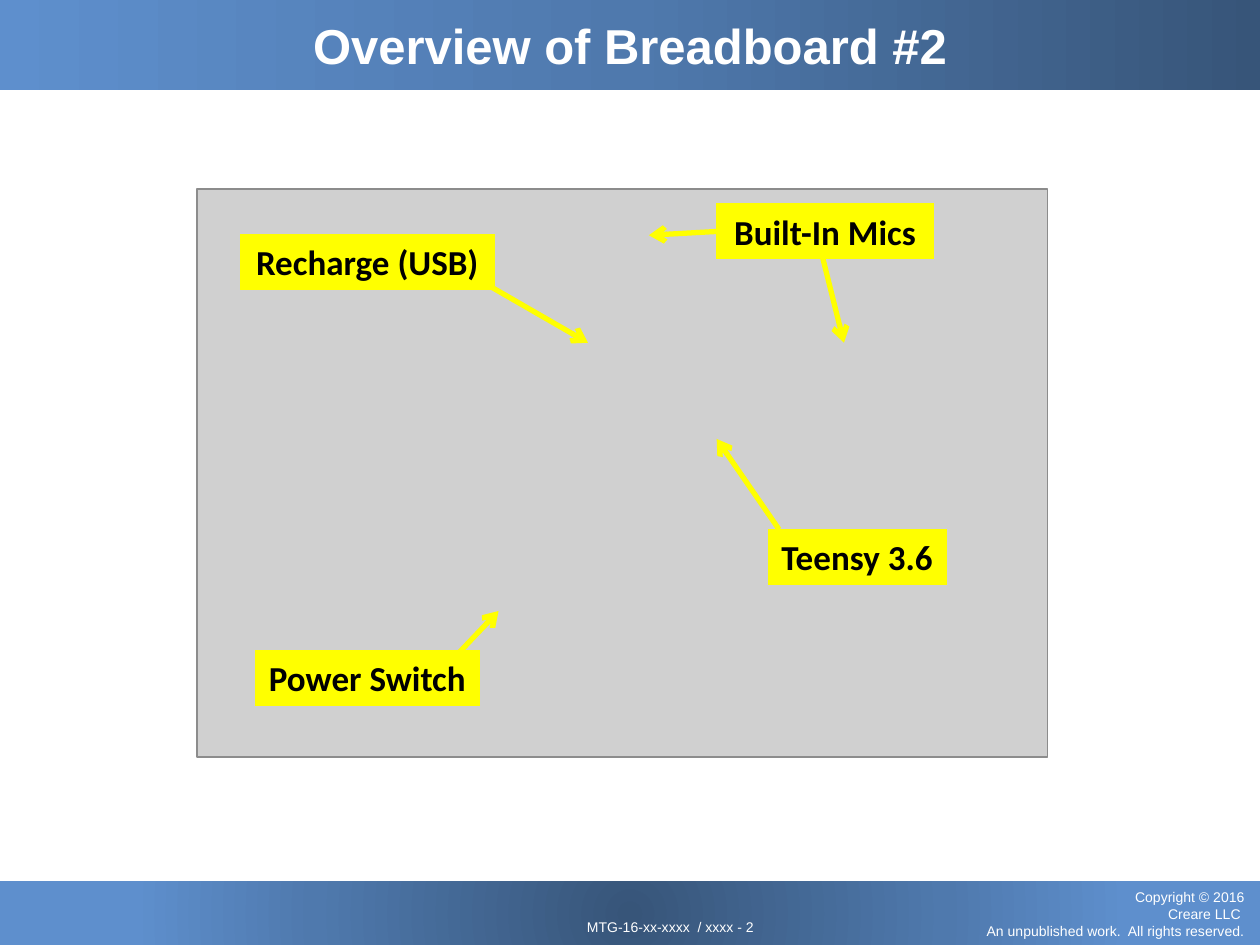
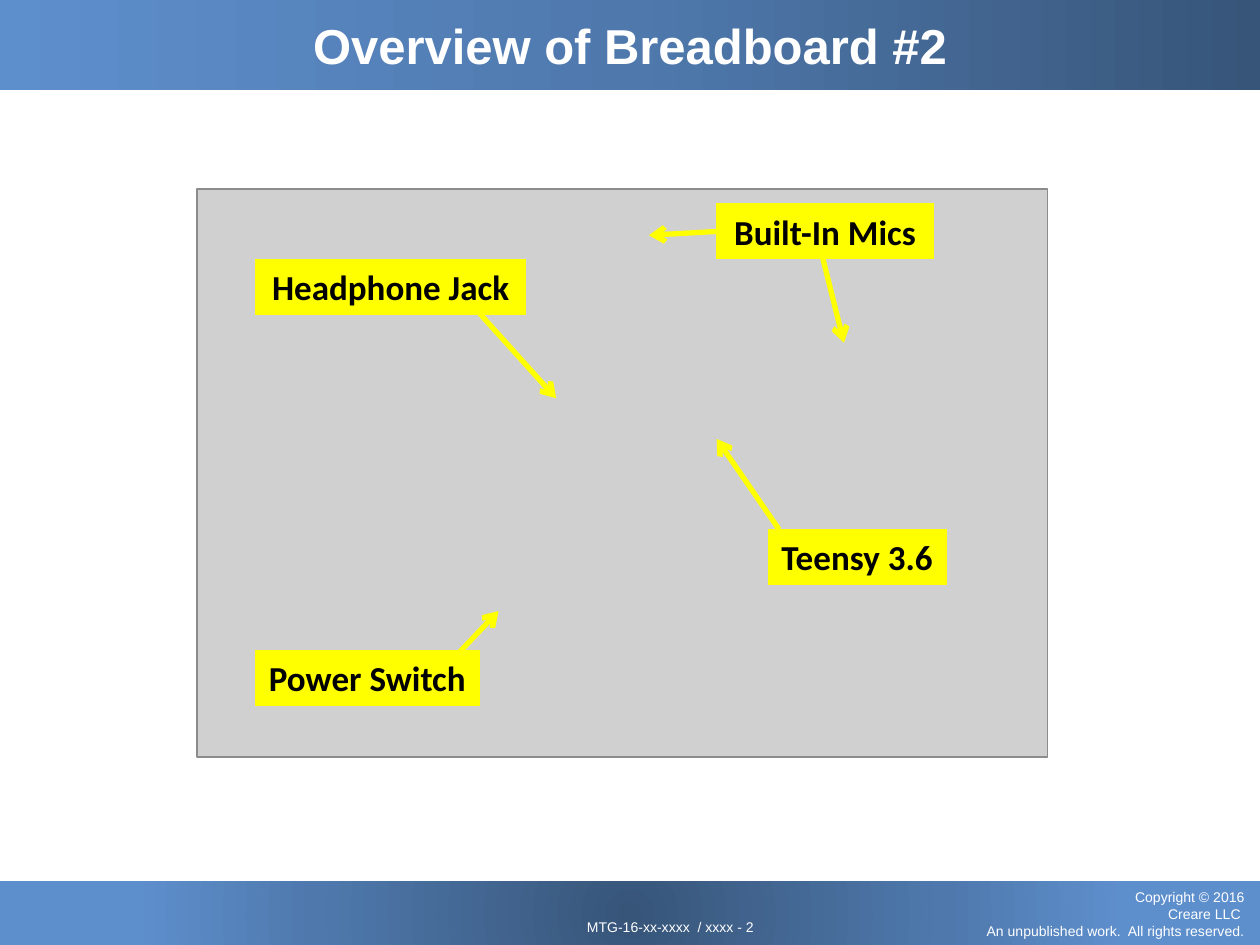
Before and after one commit to chipaudette/OpenAudio, a slide deck: slide 2 of Hardware/Breadboard #2/2016-12-02 BB#2 for BTNRH.pptx. Drawn at 1260x945 pixels with LibreOffice and Linux fonts; fonts in the diff are those of the drawing; grey boxes stand for pictures; background and template pictures are left out. Boxes give left, top, right and bottom in pixels: in the first picture for what was removed or moved away, otherwise in the second. Text is boxed around its words. In the diff, an @@ line names an element or a change of style, - is before the commit and + after.

Commit message:
Hardware: BB#2: Update lead figure

```diff
--- a/Hardware/Breadboard #2/2016-12-02 BB#2 for BTNRH.pptx
+++ b/Hardware/Breadboard #2/2016-12-02 BB#2 for BTNRH.pptx
@@ rectangle "Headphone Jack" resized from (x1=241, y1=234, x2=495, y2=290) to (x1=256, y1=260, x2=527, y2=315) @@
@@ text in rectangle at (x1=272, y1=275, x2=509, y2=306): text changed @@
-Recharge (USB)
+Headphone Jack
@@ arrow moved from (472, 276) - (588, 343) to (457, 290) - (556, 398) @@
```
